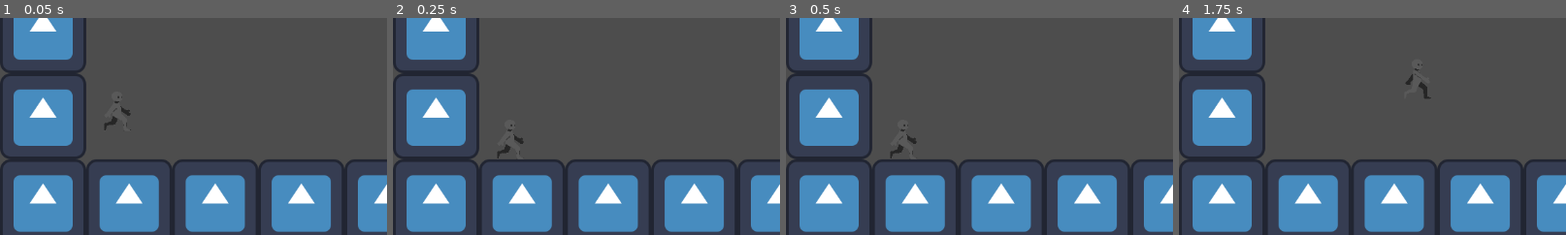
Above: before the commit, frames 1-4 (left to right).
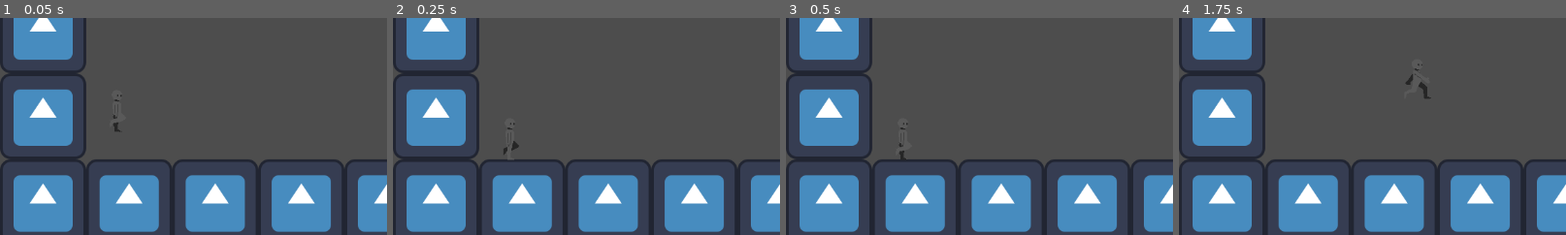
Above: after the commit, the same moments.

Repository: tomSO9/Demo
Game: Godot game, scene res://world/test_world.tscn
The game is run twice, just before and just after one commit, with the same random seed, the same clock (stepped at 60 frames per second) and the same inputs. The engine's default icon, where the game draws it, is replaced by a stand-in: a white triangle on a blue panel in a dark square.
Inputs:
- Up to frame 1 (0.05 s): no input
- Up to frame 2 (0.25 s): no input
- Up to frame 3 (0.5 s): no input
- Up to frame 4 (1.75 s): hold D (move_right) from 0.53 s (still down); tap Space (jump) at 0.77, 1.52 s
The pictures show only the part of the screen within x 0-50%, y 47-96%; the shares and areas given below are measured in that part.

The runs differ from the first frame. In frame 1, 0.2% of the frame differs, in the area x 27-34%, y 35-53%; in frame 2, 0.2%; in frame 3, 0.2%; in frame 4, nothing differs.

Commit message:
idle animation

Diff:
--- a/player.gd
+++ b/player.gd
@@ -21,6 +21,7 @@
 		#add filp animation
 	else:
 		velocity.x = velocity.move_toward(Vector2.ZERO,friction).x
+		animation.play('idle')
 		#add animation
 
 	move_and_slide()
